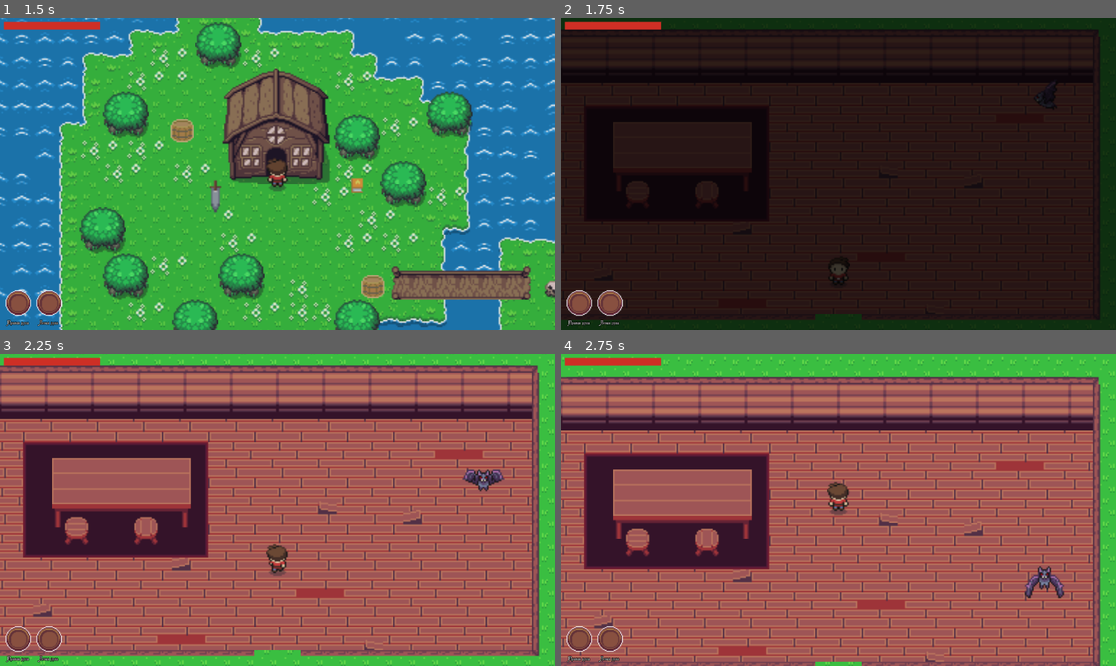
Above: before the commit, frames 1-4 (two rows, left to right).
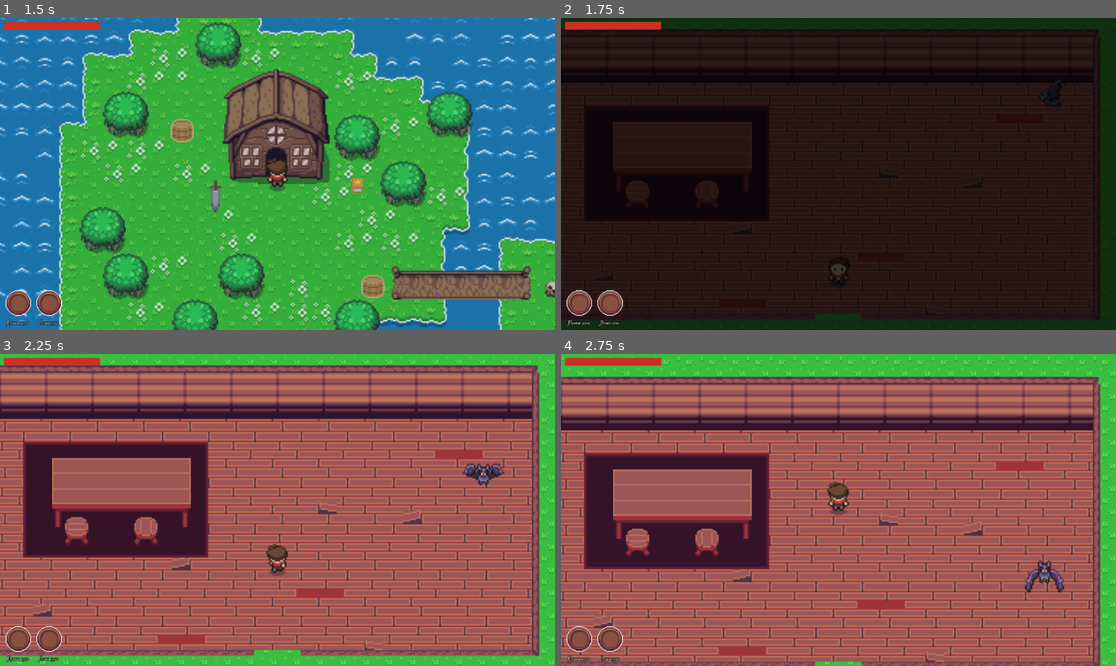
Above: after the commit, the same moments.

Repository: fbki-gamedev-trinity/zelda
Game: Godot game, scene res://scenes/main_menu.tscn
Same seed, same stepped clock (60 frames per second), same inputs: the game is played once before the commit and once after it.
Inputs:
- Up to frame 1 (1.5 s): click "Начать игру" at 0.5 s; hold Up (up) from 1.28 s (still down)
- Up to frame 2 (1.75 s): keep holding Up (up)
- Up to frame 3 (2.25 s): keep holding Up (up)
- Up to frame 4 (2.75 s): keep holding Up (up)

Frame 1 is identical in both runs. In frame 2, less than 0.1% of the frame differs, in the area x 85-91%, y 20-30%; in frame 3, 0.4%; in frame 4, 0.5%, in the area x 83-91%, y 66-79%.

Commit message:
fix enemy_wood, put bow into enemy_wood

Diff:
--- a/resources/enemies/bat_collision_shape.tres
+++ b/resources/enemies/bat_collision_shape.tres
@@ -1,4 +1,4 @@
 [gd_resource type="RectangleShape2D" format=3 uid="uid://dxcxi7njk0yid"]
 
 [resource]
-size = Vector2(23, 18)
+size = Vector2(13, 17)
--- a/scenes/enemy_wood.tscn
+++ b/scenes/enemy_wood.tscn
@@ -256,6 +256,8 @@
 }]
 
 [node name="Enemy_wood" type="CharacterBody2D"]
+collision_layer = 32
+collision_mask = 22
 script = ExtResource("1_vey4g")
 speed = 50.0
 
@@ -265,14 +267,12 @@
 script = ExtResource("5_icpf6")
 
 [node name="CollisionShape2D" type="CollisionShape2D" parent="."]
-position = Vector2(0.5, -2)
 shape = ExtResource("6_jj01s")
 
 [node name="Area2D" type="Area2D" parent="."]
 collision_layer = 32
 
 [node name="CollisionShape2D" type="CollisionShape2D" parent="Area2D"]
-position = Vector2(1, -2)
 shape = ExtResource("6_jj01s")
 
 [node name="HealthSystem" type="Node" parent="."]
@@ -284,3 +284,5 @@
 theme_override_styles/fill = ExtResource("10_8cag2")
 script = ExtResource("11_wk7mv")
 metadata/_edit_use_anchors_ = true
+
+[connection signal="animation_finished" from="AnimatedSprite2D" to="." method="_on_animated_sprite_2d_animation_finished"]
--- a/scenes/main.tscn
+++ b/scenes/main.tscn
@@ -129,6 +129,7 @@
 position = Vector2(48, -4)
 
 [node name="pickUpItem7" parent="." instance=ExtResource("3_v8iom")]
+visible = false
 position = Vector2(155, 221)
 inventry_item = ExtResource("12_2gs7h")
 
